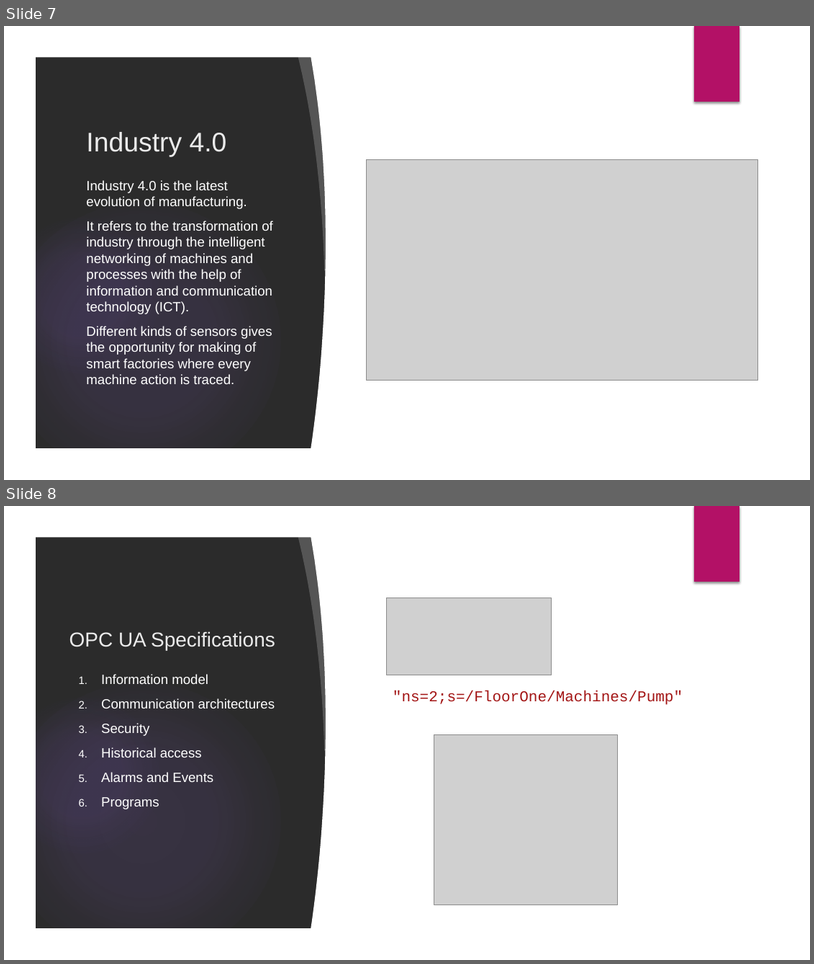
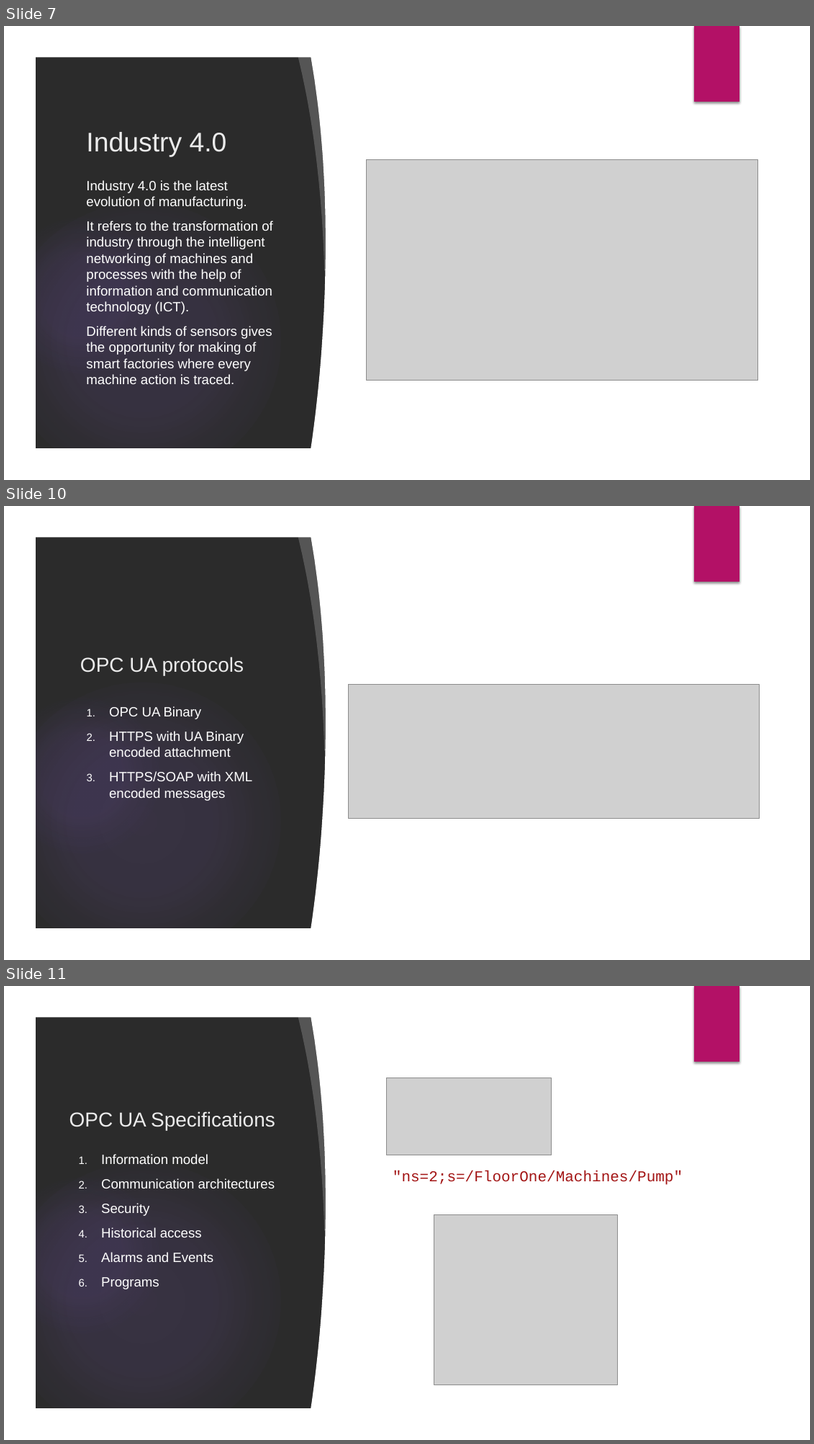
Before and after one commit to velizar92/TSK_Presentations, a slide deck: OPC UA and Industry 4.0.pptx. Shown one above the other, each under a label of ours: slides 7 and 8 before the commit, slides 7, 10 and 11 after it; the slides between them are not shown. The pictures are 814x964 and 814x1444 pixels, drawn with LibreOffice and Linux fonts; fonts in the diff are those of the drawing; grey boxes stand for pictures; background and template pictures are left out; a plain dark background stands for a picture behind light text. Boxes give left, top, right and bottom in pixels: in the first picture for what was removed or moved away, otherwise in the second. Text is boxed around its words. In the diff, an @@ line names an element or a change of style, - is before the commit and + after.

```diff
--- a/OPC UA and Industry 4.0.pptx
+++ b/OPC UA and Industry 4.0.pptx
@@ slide 10 added at (4,506,810,960), background picture (left out); not listed: 9 template elements that a slide beside it also shows @@
@@ title added at (80,656,244,675), 24 pt, text #EBEBEB @@
+OPC UA protocols
@@ picture added at (349,684,759,818) @@
@@ text added at (109,706,252,800), 16 pt, text #FFFFFF @@
+1. OPC UA Binary
+2. HTTPS with UA Binary encoded attachment
+3. HTTPS/SOAP with XML encoded messages
@@ what was slide 8 is now slide 11 @@
```
Also in this commit, not shown: 4 slides changed, 4 other slides added.
